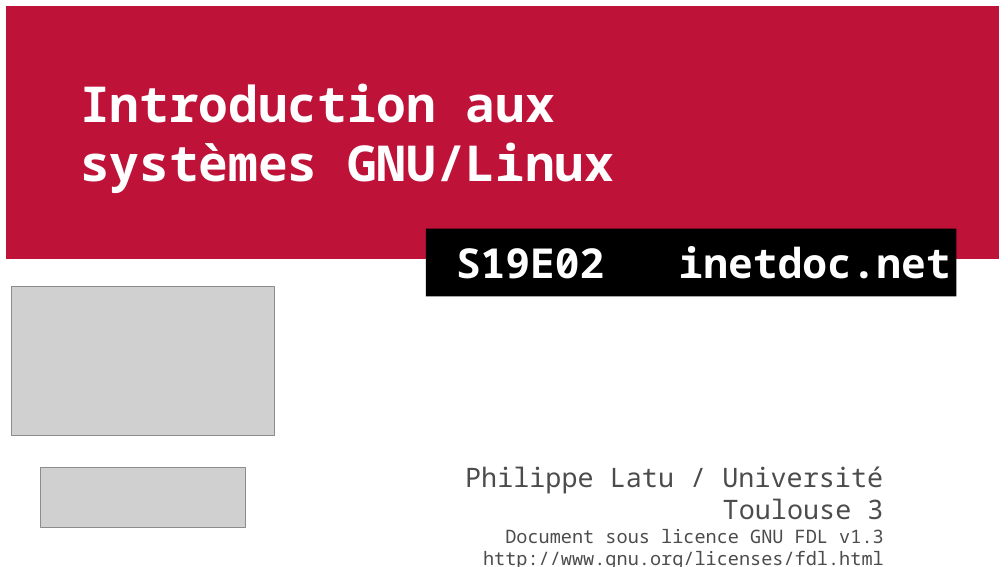
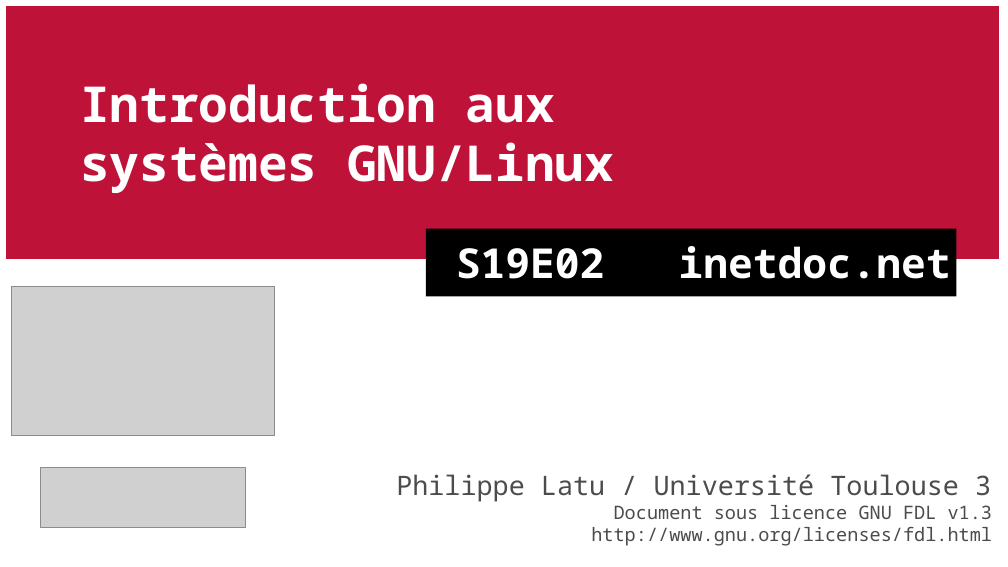
Before and after one commit to platu/inetdoc, a slide deck: slide 1 of presentations/sysadm-base-2/sysadm-base-2.odp. Drawn at 1008x567 pixels with LibreOffice and Linux fonts; fonts in the diff are those of the drawing; grey boxes stand for pictures. Boxes give left, top, right and bottom in pixels: in the first picture for what was removed or moved away, otherwise in the second. Text is boxed around its words. In the diff, an @@ line names an element or a change of style, - is before the commit and + after.

```diff
--- a/presentations/sysadm-base-2/sysadm-base-2.odp
+++ b/presentations/sysadm-base-2/sysadm-base-2.odp
@@ text "Philippe Latu / Université Toulouse ..." rewrapped from (x1=465, y1=466, x2=884, y2=567) to (x1=396, y1=474, x2=993, y2=546) @@
```
Also in this commit, not shown: 3 other files.
